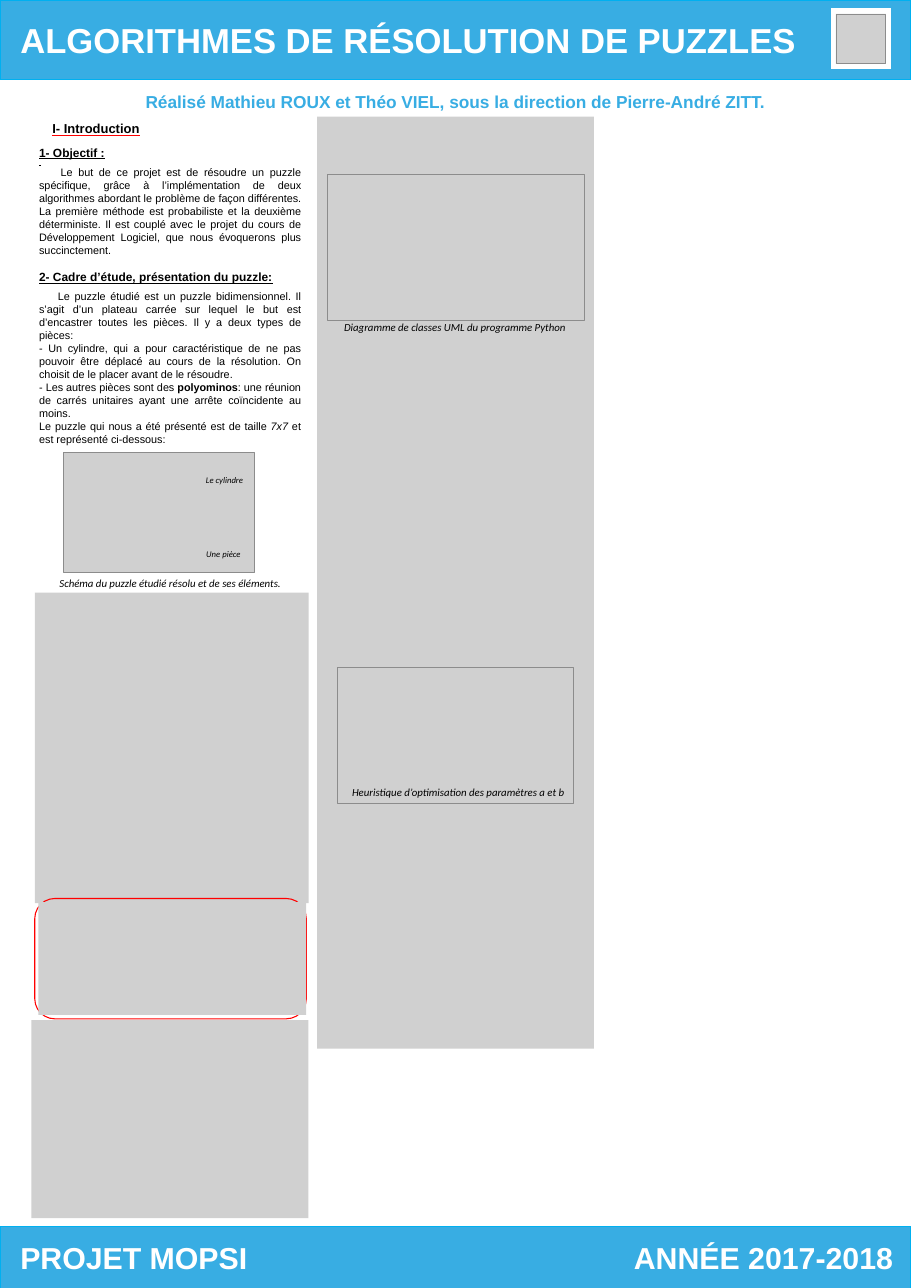
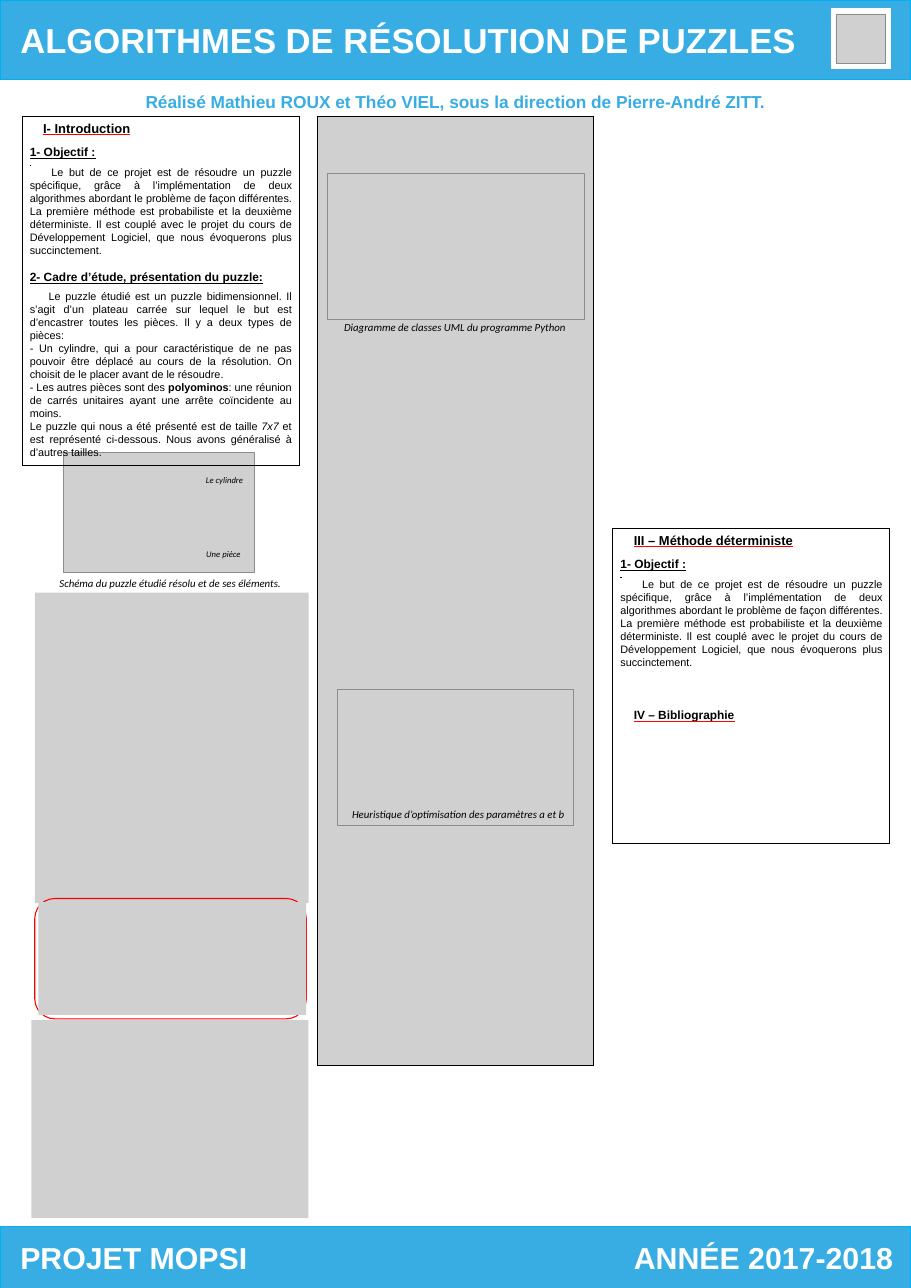
Before and after one commit to Pengzor/Projet_Mopsi, a slide deck: slide 1 of Poster_1.pptx. Drawn at 911x1288 pixels with LibreOffice and Linux fonts; fonts in the diff are those of the drawing; grey boxes stand for pictures. Boxes give left, top, right and bottom in pixels: in the first picture for what was removed or moved away, otherwise in the second. Text is boxed around its words. In the diff, an @@ line names an element or a change of style, - is before the commit and + after.

Commit message:
ressources pour le poster

```diff
--- a/Poster_1.pptx
+++ b/Poster_1.pptx
@@ rectangle "I- Introduction": place and size @@
-rectangle "I- Introduction" at [39, 123, 301, 446]
+rectangle "I- Introduction" at [22, 116, 299, 465]
@@ rectangle "I- Introduction" at [22, 116, 299, 465]: outline none to #000000 0.75 pt @@
@@ picture: place and size @@
-picture at [317, 117, 594, 1050]
+picture at [317, 117, 594, 1066]
@@ text in rectangle at [30, 422, 292, 458]: text changed @@
-Le puzzle qui nous a été présenté est de taille 7x7 et est représenté ci-dessous:
+Le puzzle qui nous a été présenté est de taille 7x7 et est représenté ci-dessous. Nous avons généralisé à d’autres tailles.
@@ rectangle added at [613, 529, 891, 844], outline #000000 0.75 pt, 10 pt, text #000000 @@
+III – Méthode déterministe
+1- Objectif :
+Le but de ce projet est de résoudre un puzzle spécifique, grâce à l’implémentation de deux algorithmes abordant le problème de façon différentes. La première méthode est probabiliste et la deuxième déterministe. Il est couplé avec le projet du cours de Développement Logiciel, que nous évoquerons plus succinctement.
+IV – Bibliographie
@@ picture: place and size @@
-picture at [337, 668, 574, 803]
+picture at [337, 690, 574, 825]
@@ text "Heuristique d’optimisation des paramètres a ...": place and size @@
-text "Heuristique d’optimisation des paramètres a ..." at [352, 788, 565, 798]
+text "Heuristique d’optimisation des paramètres a ..." at [352, 810, 565, 820]
```
Also in this commit, not shown: 3 other files.
